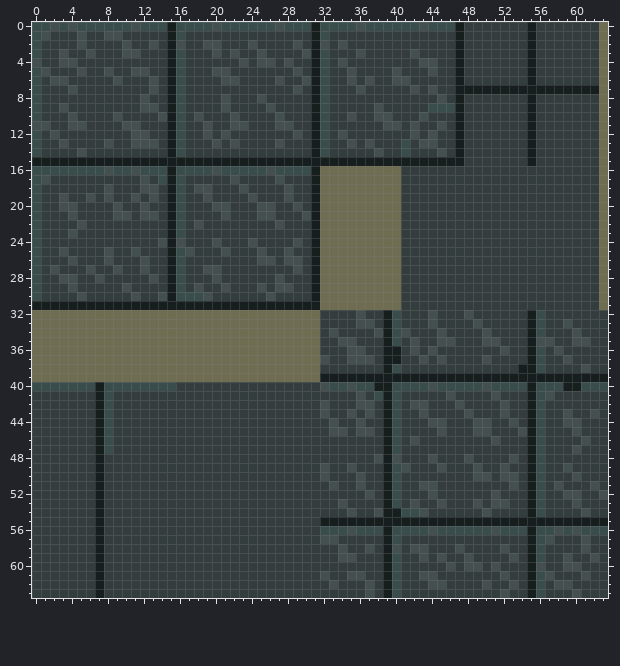
Edited in one commit: pixel-art sprite (images/tiles/floor.png). The picture above is the old version.
The file is 64x64 pixels.
After the commit:
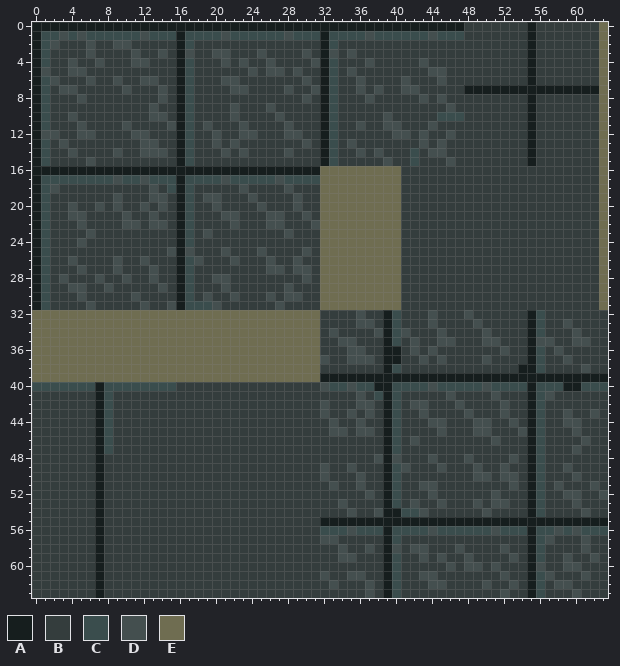
Palette (. is transparent): A #161e1e  B #343d3d  C #3a4d4d  D #444f4f  E #6f6d51
Changes in this commit:
Changed rows in their new state; - is an unchanged pixel.
first column x 0:
 0 AAAAAAAAAAAAAAA-AAAAAAAAAAAAAAA-AAAAAAAAAAAAAAA-
 1 ACCDC-CCCCCCDCCCACCCCDCCCCCCDCCCACCCCDCCCCCCDCCC
 2 ACD--BD--D---B-BAC-BB---B----B-BACB------------B
 3 AC-B------B---DBAD---DB--------BAD-DB-----B----B
 4 AC-B---D---DD--BAC---D---B--B--DACB--D------B--B
 5 A---D---B--BB--BAC--BB--D-DD---BAC------B----D-B
 6 AC-B--D-----D--BAC---------B---BAC-BDB--B----D-B
 7 AC-D------D--BDBAC----DD----DB-DAC----D--D--B--B
 8 AC---D------B-DBAC---B---B----DBAC---D-----D---B
 9 AC-B--------B--BAC---BD--------BAC----B-----BBDB
10 AC-------B---D-BACB------------BAC-B--B----B-CCC
11 AC--B------B---DAC----B----B---BAC--D-----B-DB-B
12 AD---DD--------BAC-BDB-DD---D--BACB-----DDBDB-DB
13 AC------B--B---BAC---------B--DBAC---B---B--BD-B
14 AC--DB---D--DDDBAC---D-D----D--BAC--D----BC-D--B
15 -CBBBBDBBBBBBBBB-CBBBBBBBBBBBBBB-CBBBBBDBBCBBBDB
16 AAAAAAAAAAAAAAA-AAAAAAAAAAAAAAA-----------------
17 ACCCCCCCCDCC-C-CACCCCDCCCCC-CCCC----------------
18 ACD-----B---B--CACBB-----------B----------------
19 AC-B--B-BD-B--DBAC--D-------BD-B----------------
20 AC-B---D------DBAC---B----B----B----------------
21 AC---D---B--B--BAC----D--B-D---B----------------
22 AC--------DD-DDBACB---D---D----D----------------
23 AC--B-D--------BAC-D--------D--B----------------
24 AC---D--------BBAC--B---B----B-B----------------
25 AC-B----B--B---DA-----------B-DB----------------
26 AC------BD-----BACD---D--B--B--B----------------
27 ACB--DB-----BD-BAC-BB-----DD--DB----------------
28 AC--B-----D----BAC---D-----B--DB----------------
29 AC---D--D-B---DBACB------B-B---B----------------
30 AC------------BBA-B---D-----DD-B----------------
31 -CBBBBDBBBBBDBBD-CCCDBBBBBBDBBBB----------------
